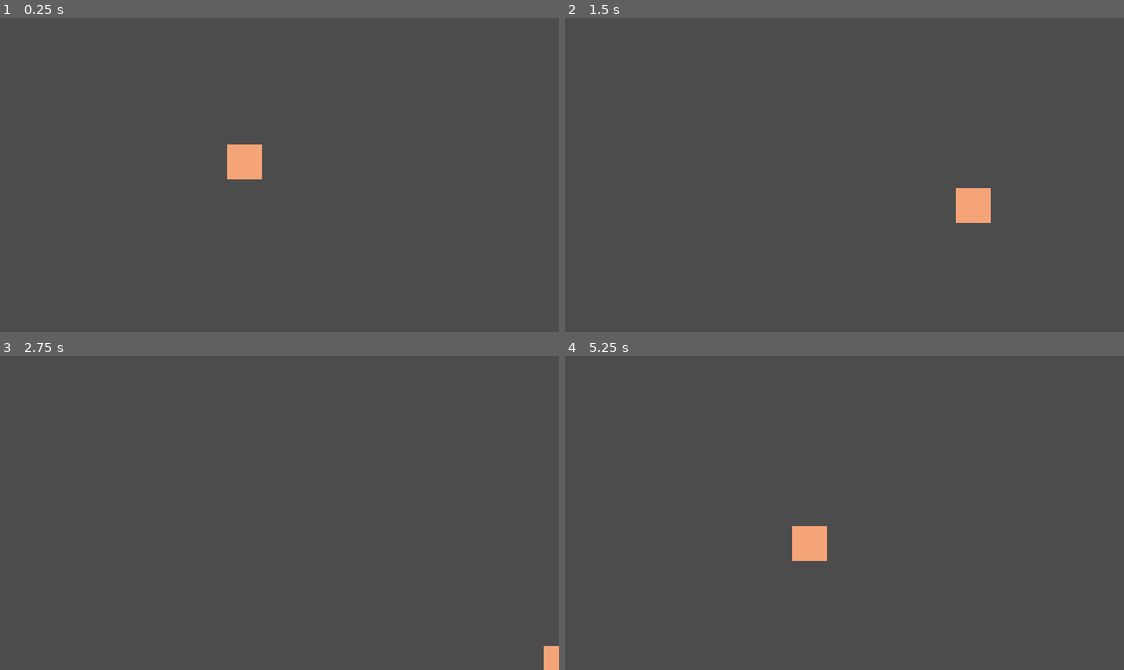
Above: before the commit, frames 1-4 (two rows, left to right).
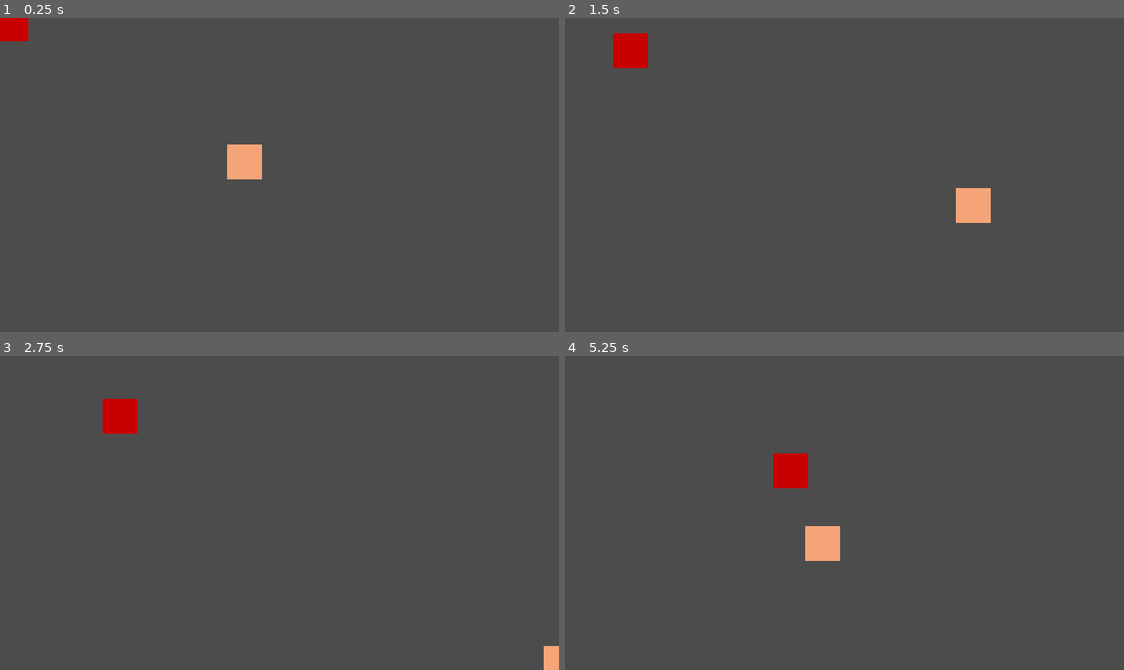
Above: after the commit, the same moments.

Repository: KrzysztofStaron/Foodventure
Game: Godot game, scene res://game.tscn
The game is run twice, just before and just after one commit, with the same random seed, the same clock (stepped at 60 frames per second) and the same inputs.
Inputs:
- Up to frame 1 (0.25 s): no input
- Up to frame 2 (1.5 s): hold Right (ui_right) 0.53-1.28 s; hold Down (ui_down) from 1.28 s (still down)
- Up to frame 3 (2.75 s): release Down (ui_down) at 2.03 s; hold Right (ui_right) from 2.03 s (still down)
- Up to frame 4 (5.25 s): release Right (ui_right) at 2.78 s; hold Up (ui_up) 2.78-3.53 s; hold Left (ui_left) 3.53-5.03 s; hold Down (ui_down) from 5.03 s (still down)

The runs differ from the first frame. In frame 1, 0.4% of the frame differs, in the area x 0-6%, y 0-8%; in frame 2, 0.7%; in frame 3, 0.7%; in frame 4, 1.2%, in the area x 37-50%, y 31-66%.

Commit message:
enemy class

Diff:
--- /dev/null
+++ b/enemy.gd
@@ -0,0 +1,20 @@
+extends KinematicBody2D
+class_name enemy
+
+var health = 0
+var maxHelth = 100
+var armorlevel = 0
+
+func _ready():
+	health = maxHelth
+
+func die():
+	print("Die")
+	pass
+
+func hurt(dmg):
+	if dmg >= armorlevel:
+		health -= dmg-armorlevel
+
+	print("Hurt")
+	pass
--- /dev/null
+++ b/enemy.tscn
@@ -0,0 +1,17 @@
+[gd_scene load_steps=4 format=2]
+
+[ext_resource path="res://img/player.png" type="Texture" id=1]
+[ext_resource path="res://square.gd" type="Script" id=2]
+
+[sub_resource type="RectangleShape2D" id=1]
+extents = Vector2( 8, 8 )
+
+[node name="Enemy" type="KinematicBody2D"]
+modulate = Color( 0.815686, 0, 0, 1 )
+script = ExtResource( 2 )
+
+[node name="Sprite" type="Sprite" parent="."]
+texture = ExtResource( 1 )
+
+[node name="CollisionShape2D" type="CollisionShape2D" parent="."]
+shape = SubResource( 1 )
--- a/game.tscn
+++ b/game.tscn
@@ -1,8 +1,11 @@
-[gd_scene load_steps=2 format=2]
+[gd_scene load_steps=3 format=2]
 
 [ext_resource path="res://player.tscn" type="PackedScene" id=1]
+[ext_resource path="res://enemy.tscn" type="PackedScene" id=2]
 
 [node name="Game" type="Node2D"]
 
 [node name="player" parent="." instance=ExtResource( 1 )]
 position = Vector2( 112, 66 )
+
+[node name="Enemy" parent="." instance=ExtResource( 2 )]
--- a/player.tscn
+++ b/player.tscn
@@ -1,7 +1,7 @@
 [gd_scene load_steps=4 format=2]
 
-[ext_resource path="res://player.png" type="Texture" id=1]
-[ext_resource path="res://player.gd" type="Script" id=2]
+[ext_resource path="res://img/player.png" type="Texture" id=1]
+[ext_resource path="res://scripts/player.gd" type="Script" id=2]
 
 [sub_resource type="RectangleShape2D" id=1]
 
--- a/project.godot
+++ b/project.godot
@@ -8,11 +8,21 @@
 
 config_version=4
 
+_global_script_classes=[ {
+"base": "KinematicBody2D",
+"class": "enemy",
+"language": "GDScript",
+"path": "res://enemy.gd"
+} ]
+_global_script_class_icons={
+"enemy": ""
+}
+
 [application]
 
 config/name="Foodventure"
 run/main_scene="res://game.tscn"
-config/icon="res://icon.png"
+config/icon="res://img/icon.png"
 
 [display]
 
--- a/player.gd
+++ b/scripts/player.gd
@@ -1,5 +1,4 @@
 extends KinematicBody2D
-
 const speed = 100
 
 var velocity = Vector2.ZERO
--- /dev/null
+++ b/square.gd
@@ -0,0 +1,7 @@
+extends enemy
+
+func _ready():
+	print(health)
+
+func _process(delta):
+	move_and_slide(Vector2(2,1) * 10)
Not shown, changed: .mono/metadata/ide_messaging_meta.txt
Renamed: icon.png -> img/icon.png
Not shown, changed: img/icon.png.import
Renamed: player.png -> img/player.png
Not shown, changed: img/player.png.import
